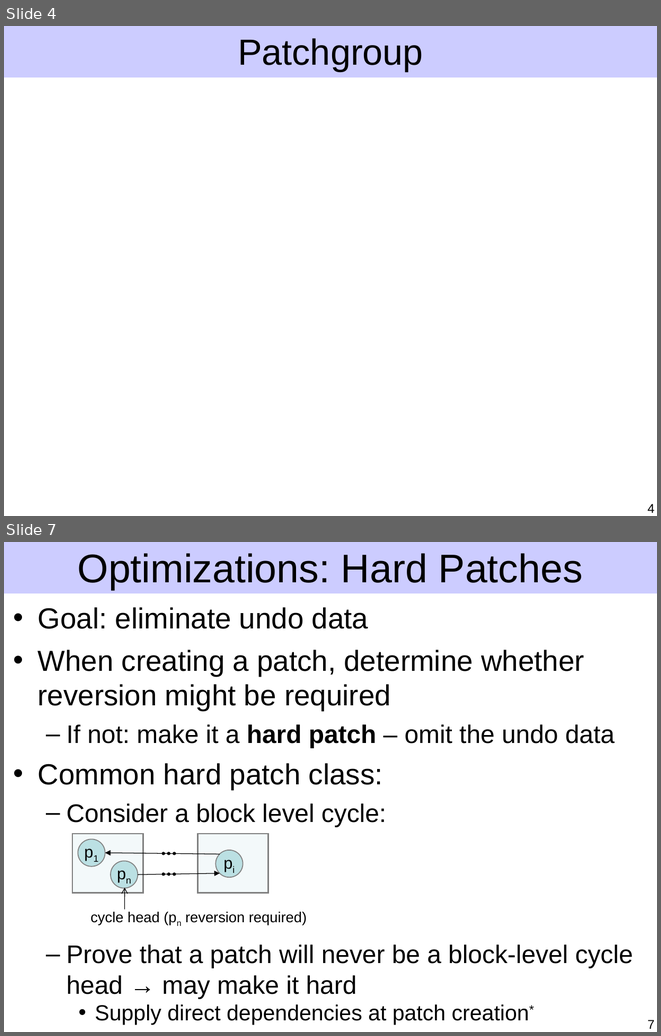
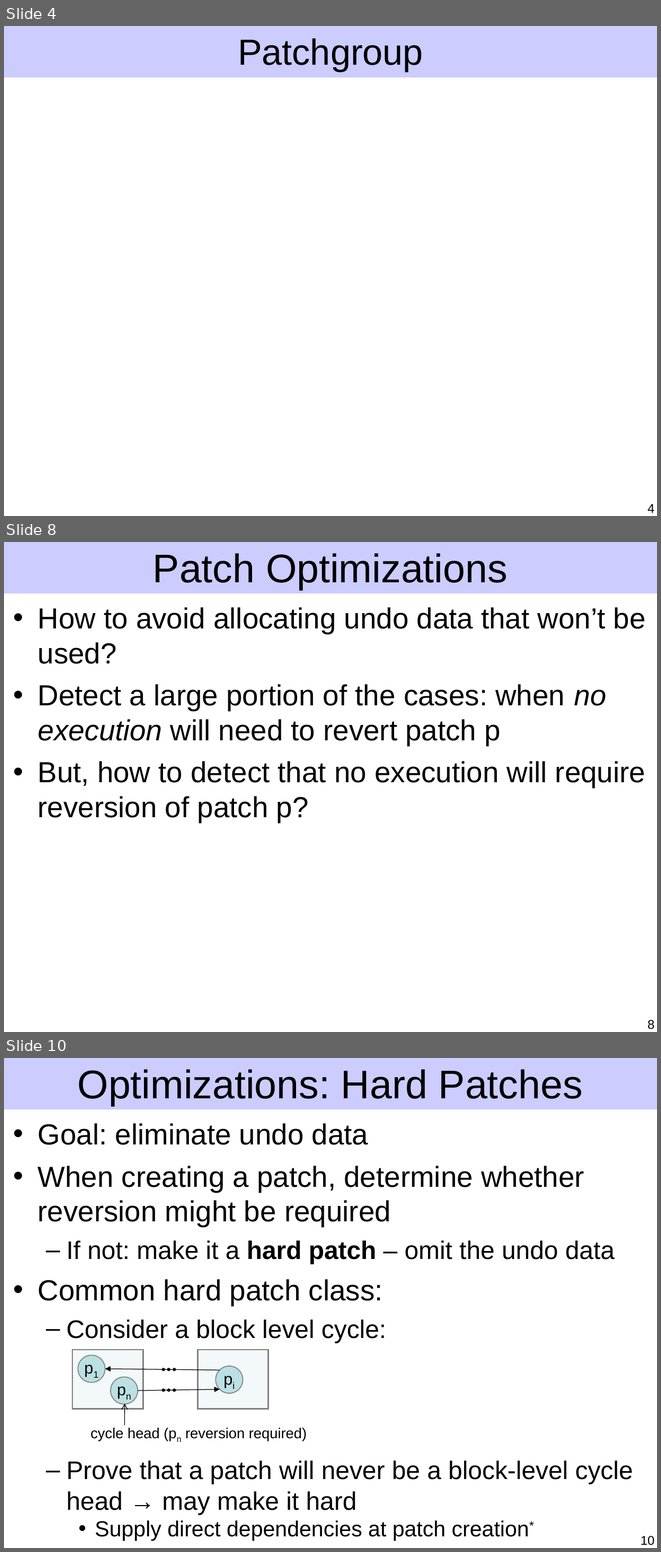
Before and after one commit to ucla-readable/fstitch-doc, a slide deck: sosp/pres.ppt. Shown one above the other, each under a label of ours: slides 4 and 7 before the commit, slides 4, 8 and 10 after it; the slides between them are not shown. The pictures are 661x1036 and 661x1552 pixels, drawn with LibreOffice and Linux fonts; fonts in the diff are those of the drawing. Boxes give left, top, right and bottom in pixels: in the first picture for what was removed or moved away, otherwise in the second. Text is boxed around its words. In the diff, an @@ line names an element or a change of style, - is before the commit and + after.

Commit message:
Revise hard patch intro and details.

```diff
--- a/sosp/pres.ppt
+++ b/sosp/pres.ppt
@@ slide 8 added at <box>4,542,657,1032</box>, background #FFFFFF; not listed: 1 template element that a slide beside it also shows @@
@@ text added at <box>153,553,508,590</box>, 44 pt, text #000000 @@
+Patch Optimizations
@@ text added at <box>38,607,646,822</box>, 32 pt, text #000000 @@
+• How to avoid allocating undo data that won’t be used?
+• Detect a large portion of the cases: when no execution will need to revert patch p
+• But, how to detect that no execution will require reversion of patch p?
@@ page number added at <box>647,1020,654,1029</box>, 14 pt, text #000000 @@
+8
@@ what was slide 7 is now slide 10 @@
@@ page number at <box>641,1536,655,1545</box>: text changed @@
-7
+10
```
Also in this commit, not shown: 3 slides changed, 2 other slides added.
